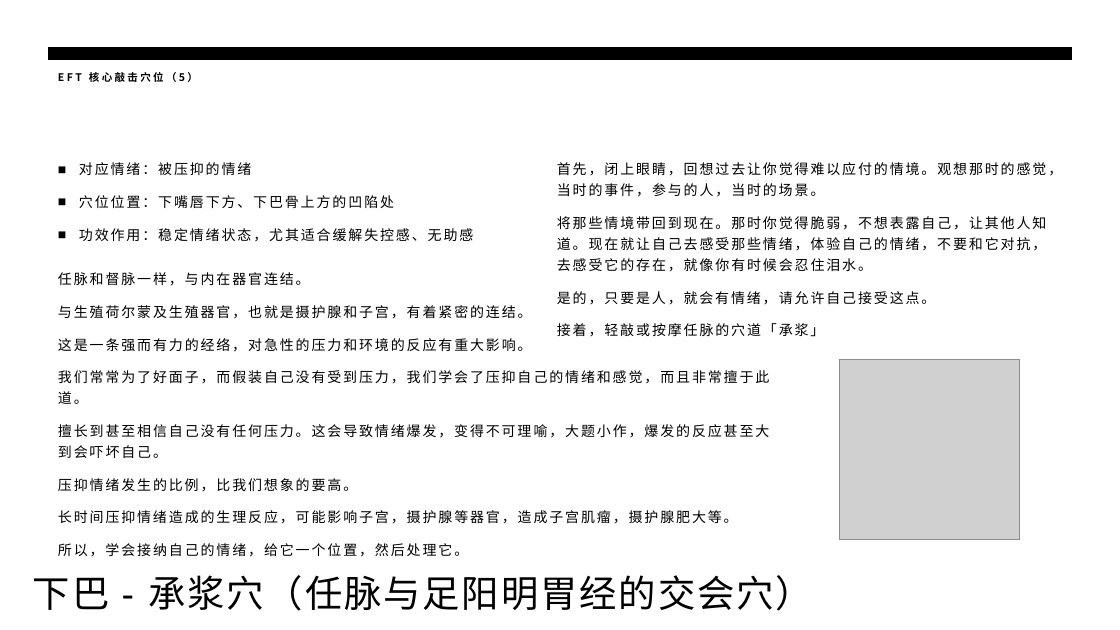
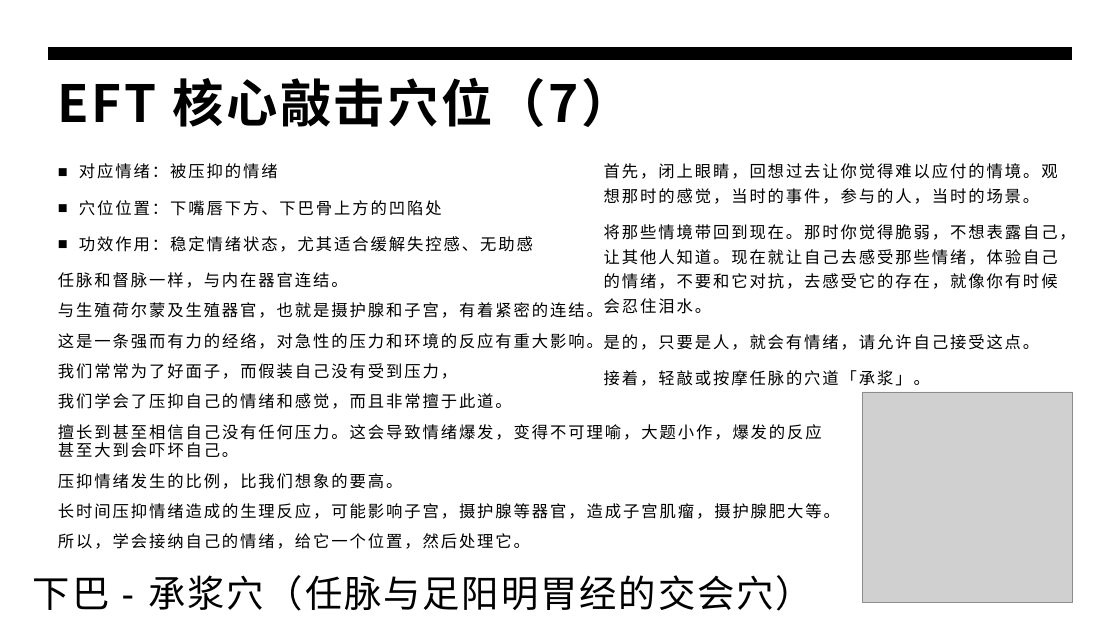
Before and after one commit to panxibei/writing, a slide deck: slide 21 of 44_心理学/28_浥尘伙伴社团原创：音乐治疗/PPT/浥尘伙伴社团原创：情绪释放疗法（EFT）心理训练.pptx. Drawn at 1120x630 pixels with LibreOffice and Linux fonts; fonts in the diff are those of the drawing; grey boxes stand for pictures. Boxes give left, top, right and bottom in pixels: in the first picture for what was removed or moved away, otherwise in the second. Text is boxed around its words. In the diff, an @@ line names an element or a change of style, - is before the commit and + after.

```diff
--- a/44_心理学/28_浥尘伙伴社团原创：音乐治疗/PPT/浥尘伙伴社团原创：情绪释放疗法（EFT）心理训练.pptx
+++ b/44_心理学/28_浥尘伙伴社团原创：音乐治疗/PPT/浥尘伙伴社团原创：情绪释放疗法（EFT）心理训练.pptx
@@ title at <box>58,77,633,127</box>: text changed; size 9 to 44 pt @@
-EFT 核心敲击穴位（5）
+EFT 核心敲击穴位（7）
@@ text "对应情绪：被压抑的情绪" at <box>79,163,533,252</box>: size 12 to 14 pt @@
@@ text "首先，闭上眼睛，回想过去让你觉得难以应付的情境。观想那时的感觉，当时的事件，参与的人，当时的场景。": place and size @@
-text "首先，闭上眼睛，回想过去让你觉得难以应付的情境。观想那时的感觉，当时的事件，参与的人，当时的场景。" at <box>557,162,1047,337</box>
+text "首先，闭上眼睛，回想过去让你觉得难以应付的情境。观想那时的感觉，当时的事件，参与的人，当时的场景。" at <box>587,163,1076,386</box>
@@ text at <box>587,163,1076,350</box>: size 12 to 14 pt in "首先，闭上眼睛，回想过去让你觉得难以应付的情境。观想那时的感觉，当时的事件，参与的人，当时的场景。", "将那些情境带回到现在。那时你觉得脆弱，不想表露自己，让其他人知道。现在就让自己去感受那些情绪，体验自己的情绪，不要和它对 ...", "是的，只要是人，就会有情绪，请允许自己接受这点。" @@
@@ text at <box>58,272,840,549</box>: size 12 to 14 pt in "任脉和督脉一样，与内在器官连结。", "与生殖荷尔蒙及生殖器官，也就是摄护腺和子宫，有着紧密的连结。", "这是一条强而有力的经络，对急性的压力和环境的反应有重大影响。", "擅长到甚至相信自己没有任何压力。这会导致情绪爆发，变得不可理喻，大题小作，爆发的反应甚至大到会吓坏自己。" and 3 more places; line spacing 1.25 to 16pt @@
@@ text at <box>58,363,511,413</box>: text changed; size 12 to 14 pt @@
-我们常常为了好面子，而假装自己没有受到压力，我们学会了压抑自己的情绪和感觉，而且非常擅于此道。
+我们常常为了好面子，而假装自己没有受到压力，
+我们学会了压抑自己的情绪和感觉，而且非常擅于此道。
@@ text at <box>604,370,930,386</box>: text changed; size 12 to 14 pt @@
-接着，轻敲或按摩任脉的穴道「承浆」
+接着，轻敲或按摩任脉的穴道「承浆」。
@@ picture: place and size @@
-picture at <box>840,360,1020,539</box>
+picture at <box>863,392,1073,602</box>
```
Also in this commit, not shown: 19 other slides changed, 1 other file.
